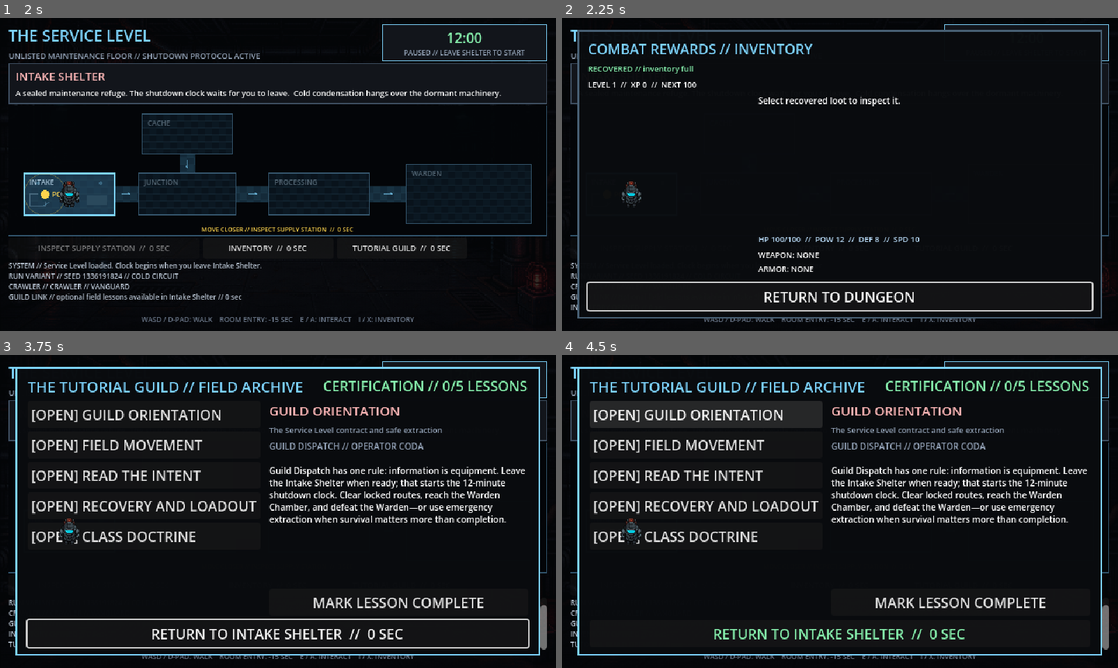
Above: before the commit, frames 1-4 (two rows, left to right).
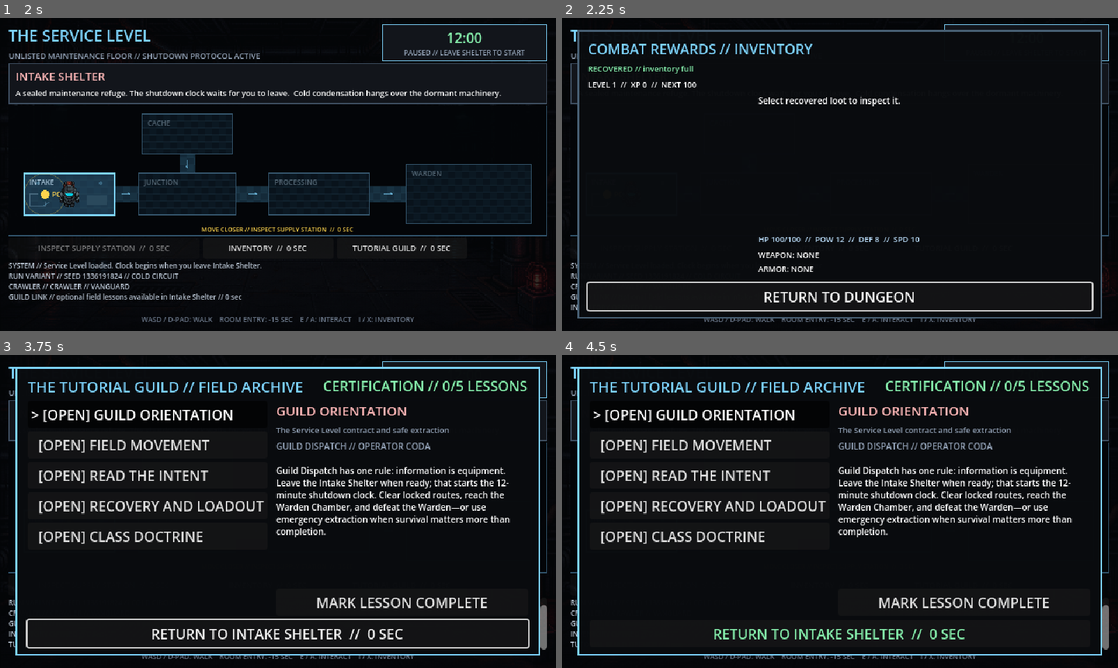
Above: after the commit, the same moments.

Repository: mtmann213/retro-crawler
Game: Godot game, scene res://main/main.tscn
Same seed, same stepped clock (60 frames per second), same inputs: the game is played once before the commit and once after it.
Inputs:
- Up to frame 1 (2 s): click "NEW GAME" at 0.5 s; click "BEGIN RUN" at 1.25 s
- Up to frame 2 (2.25 s): click "INVENTORY // 0 SEC" at 2 s
- Up to frame 3 (3.75 s): click "RETURN TO DUNGEON" at 2.75 s; click "TUTORIAL GUILD // 0 SEC" at 3.5 s
- Up to frame 4 (4.5 s): click "[OPEN] GUILD ORIENTATION" (after the commit: "> [OPEN] GUILD ORIENTATION") at 4.25 s

Frame 1 is identical in both runs. In frame 2, 0.1% of the frame differs, in the area x 10-15%, y 52-61%; in frame 3, 8.9%; in frame 4, 12%, in the area x 5-95%, y 14-81%.

Commit message:
Polish Milestone 15 presentation

Diff:
--- a/scenes/combat/combat_screen.gd
+++ b/scenes/combat/combat_screen.gd
@@ -8,6 +8,8 @@
 const PLAYER_ID := 1
 const FIRST_ENEMY_ID := 2
 const SECOND_ENEMY_ID := 3
+const CHARACTER_PROFILE_SCRIPT := preload("res://rules/progression/character_profile.gd")
+const CHARACTER_CLASS_RULES_SCRIPT := preload("res://rules/progression/character_class_rules.gd")
 
 @onready var player_name_label: Label = %PlayerName
 @onready var player_hp_label: Label = %PlayerHPLabel
@@ -58,7 +60,7 @@
 var rewards_granted: bool = false
 var completed_encounters: int = 0
 var encounter_seed: int = PrototypeEncounter.DEFAULT_SEED
-var character_profile: Dictionary = CharacterProfile.new().to_snapshot()
+var character_profile: Dictionary = CHARACTER_PROFILE_SCRIPT.new().to_snapshot()
 var _applied_dungeon_thresholds: Dictionary[int, bool] = {}
 var _boss_presenter := BossPresenter.new()
 
@@ -101,9 +103,9 @@
 	rewards_granted = false
 	_applied_dungeon_thresholds.clear()
 	_boss_presenter = BossPresenter.new()
-	CharacterClassRules.apply_profile(
+	CHARACTER_CLASS_RULES_SCRIPT.apply_profile(
 		simulation.get_combatant(PLAYER_ID),
-		CharacterProfile.from_snapshot(character_profile),
+		CHARACTER_PROFILE_SCRIPT.from_snapshot(character_profile),
 	)
 	EquipmentRules.apply_equipped_items(
 		reward_session.inventory,
@@ -447,11 +449,14 @@
 func _update_timeline() -> void:
 	var ordered := simulation.combatants.duplicate()
 	ordered.sort_custom(TimelineResolver.acts_before)
-	var entries: PackedStringArray = []
+	var compact_entries: PackedStringArray = []
+	var full_entries: PackedStringArray = []
 	for combatant: CombatantState in ordered:
 		if not combatant.is_defeated:
-			entries.append("%s %03d" % [combatant.display_name.to_upper(), combatant.next_action_tick])
-	timeline_label.text = "TIMELINE // " + "  >  ".join(entries)
+			compact_entries.append("%s %03d" % [_timeline_name(combatant), combatant.next_action_tick])
+			full_entries.append("%s %03d" % [combatant.display_name.to_upper(), combatant.next_action_tick])
+	timeline_label.text = "TURN // " + " > ".join(compact_entries)
+	timeline_label.tooltip_text = "TIMELINE // " + " > ".join(full_entries)
 
 
 func _choose_living_target() -> void:
@@ -494,6 +499,12 @@
 	return combatant.display_name.get_slice(" ", combatant.display_name.get_slice_count(" ") - 1).to_upper()
 
 
+func _timeline_name(combatant: CombatantState) -> String:
+	if combatant.team == CombatantState.Team.PLAYER:
+		return "YOU"
+	return _short_name(combatant)
+
+
 func _contains_event(events: Array[CombatEvent], event_type: CombatEvent.EventType) -> bool:
 	for event: CombatEvent in events:
 		if event.event_type == event_type:
--- a/scenes/combat/combat_screen.tscn
+++ b/scenes/combat/combat_screen.tscn
@@ -120,7 +120,7 @@
 [node name="Title" type="Label" parent="Margin/Layout/Header"]
 layout_mode = 2
 theme_override_colors/font_color = Color(0.49, 0.827, 0.988, 1)
-theme_override_font_sizes/font_size = 13
+theme_override_font_sizes/font_size = 12
 text = "RETRO CRAWLER // TACTICAL LINK"
 
 [node name="HeaderSpacer" type="Control" parent="Margin/Layout/Header"]
@@ -150,7 +150,7 @@
 visible = false
 layout_mode = 2
 theme_override_colors/font_color = Color(1, 0.55, 0.35, 1)
-theme_override_font_sizes/font_size = 10
+theme_override_font_sizes/font_size = 9
 text = "WARDEN PHASE // ASSESSMENT"
 
 [node name="IntentPanel" type="PanelContainer" parent="Margin/Layout"]
--- a/scenes/dungeon/dungeon_screen.tscn
+++ b/scenes/dungeon/dungeon_screen.tscn
@@ -183,6 +183,7 @@
 [node name="EndPanel" type="PanelContainer" parent="ExplorationView"]
 unique_name_in_owner = true
 visible = false
+z_index = 10
 layout_mode = 1
 anchors_preset = 8
 anchor_left = 0.5
@@ -224,6 +225,7 @@
 
 [node name="AnnouncementPanel" parent="." instance=ExtResource("6_announcement")]
 unique_name_in_owner = true
+z_index = 20
 layout_mode = 1
 anchors_preset = 8
 anchor_left = 0.5
@@ -240,12 +242,15 @@
 
 [node name="InventoryScreen" parent="." instance=ExtResource("5_inventory")]
 unique_name_in_owner = true
+z_index = 20
 
 [node name="TutorialGuildScreen" parent="." instance=ExtResource("9_guild")]
 unique_name_in_owner = true
+z_index = 20
 
 [node name="TransitionOverlay" type="ColorRect" parent="."]
 unique_name_in_owner = true
+z_index = 30
 layout_mode = 1
 anchors_preset = 15
 anchor_right = 1.0
--- a/scenes/menus/tutorial_guild_screen.gd
+++ b/scenes/menus/tutorial_guild_screen.gd
@@ -45,8 +45,10 @@
 		var lesson := TutorialGuildRules.get_lesson(lesson_id, character_profile)
 		var button := Button.new()
 		button.name = String(lesson_id)
-		button.text = ("[COMPLETE] " if guild_state.is_completed(lesson_id) else "[OPEN] ") + String(lesson.title)
+		button.text = _lesson_button_text(lesson_id, String(lesson.title))
 		button.alignment = HORIZONTAL_ALIGNMENT_LEFT
+		button.toggle_mode = true
+		button.button_pressed = lesson_id == selected_lesson_id
 		button.pressed.connect(_select_lesson.bind(lesson_id))
 		lesson_list.add_child(button)
 	progress_label.text = "CERTIFICATION // %d/%d LESSONS" % [
@@ -56,7 +58,20 @@
 
 func _select_lesson(lesson_id: StringName) -> void:
 	selected_lesson_id = lesson_id
+	for child: Node in lesson_list.get_children():
+		if child is Button:
+			var button := child as Button
+			var child_id := StringName(button.name)
+			var lesson := TutorialGuildRules.get_lesson(child_id, character_profile)
+			button.button_pressed = child_id == selected_lesson_id
+			button.text = _lesson_button_text(child_id, String(lesson.title))
 	_refresh_lesson()
+
+
+func _lesson_button_text(lesson_id: StringName, title: String) -> String:
+	var selection := "> " if lesson_id == selected_lesson_id else "  "
+	var status := "[COMPLETE] " if guild_state.is_completed(lesson_id) else "[OPEN] "
+	return selection + status + title
 
 
 func _refresh_lesson() -> void:
